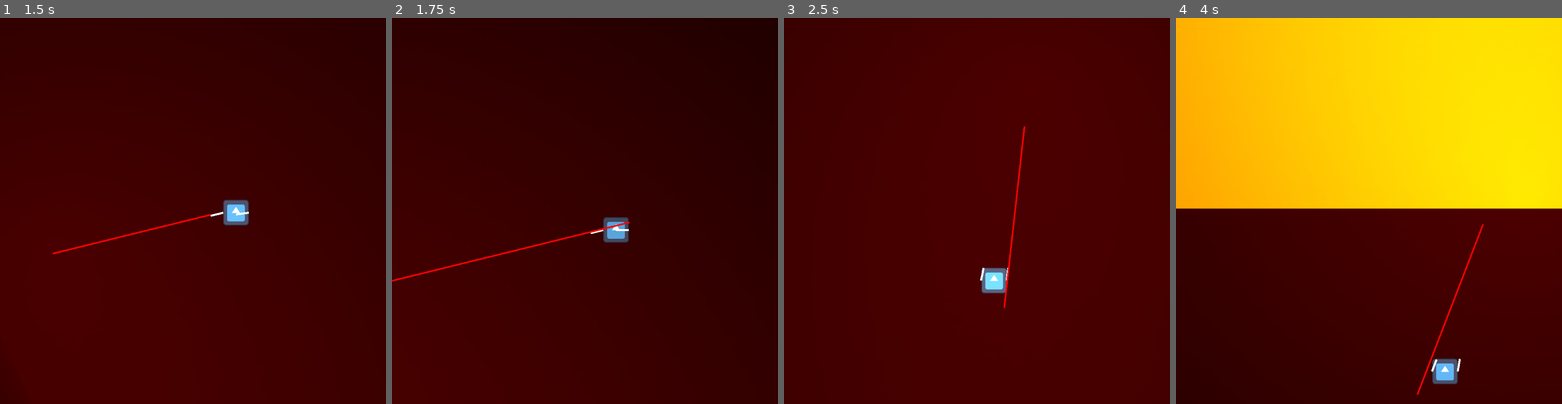
Above: before the commit, frames 1-4 (left to right).
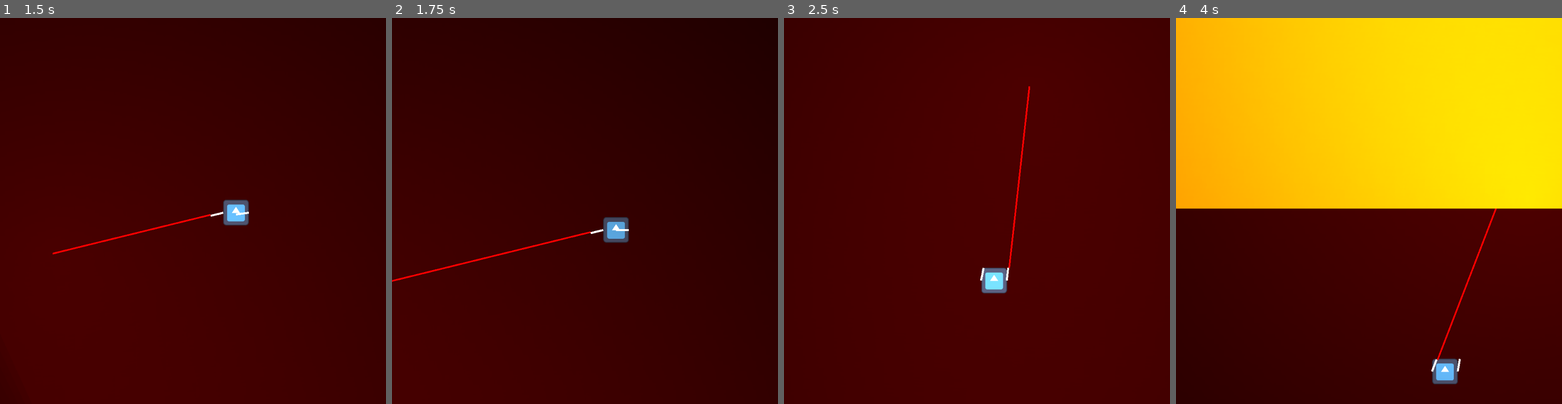
Above: after the commit, the same moments.

Repository: Z3BINI/mini_jam_june
Game: Godot game, scene res://scenes/world/testing_grounds.tscn
The game is run twice, just before and just after one commit, with the same random seed, the same clock (stepped at 60 frames per second) and the same inputs. The engine's default icon, where the game draws it, is replaced by a stand-in: a white triangle on a blue panel in a dark square.
Inputs (mouse positions are in pixels of both pictures, inside the frame that each line leads up to):
- Up to frame 1 (1.5 s): move the mouse to (277, 191) at 0.52 s; hold D (move_right) 0.53-1.28 s; hold Space (boost) 0.53-1.28 s; move the mouse to (115, 230) at 1.27 s; hold A (move_left) from 1.28 s (still down); click (115, 230) at 1.35 s
- Up to frame 2 (1.75 s): keep holding A (move_left)
- Up to frame 3 (2.5 s): move the mouse to (1015, 126) at 2.02 s; release A (move_left) at 2.03 s; hold D (move_right) from 2.03 s (still down); hold Right mouse button (shoot_grapple_right) from 2.03 s (still down)
- Up to frame 4 (4 s): move the mouse to (1349, 288) at 2.77 s; release Right mouse button (shoot_grapple_right) at 2.78 s; tap Space (boost) at 2.85 s; move the mouse to (1484, 268) at 3.52 s; release D (move_right) at 3.53 s; press the mouse at (1484, 268) at 3.53 s; hold A (move_left) from 3.53 s (still down)

Frame 1 is identical in both runs. In frame 2, 0.1% of the frame differs, in the area x 0-62%, y 52-69%; in frame 3, 0.3%; in frame 4, 0.5%, in the area x 62-84%, y 49-98%.

Commit message:
Fixed return position offset

Diff:
--- a/scripts/objects/grapple_point.gd
+++ b/scripts/objects/grapple_point.gd
@@ -44,14 +44,17 @@
 				"left":
 					return_direction = (player.left_grapple_spawn.global_position - global_position).normalized()
 
-					$TextureRect.global_position = player.left_grapple_spawn.global_position
+
 				"right":
 					return_direction = (player.right_grapple_spawn.global_position - global_position).normalized()
 
-					$TextureRect.global_position = player.right_grapple_spawn.global_position
-
 			global_position += return_direction * (TRAVEL_SPEED * 2) * delta
 			distance_travelled -= (TRAVEL_SPEED * 2) * delta
+
+			if current_side == "left":
+				$TextureRect.global_position = player.left_grapple_spawn.global_position
+			elif current_side == "right":
+				$TextureRect.global_position = player.right_grapple_spawn.global_position
 
 			$TextureRect.size.x -= (TRAVEL_SPEED * 2) * delta
 
